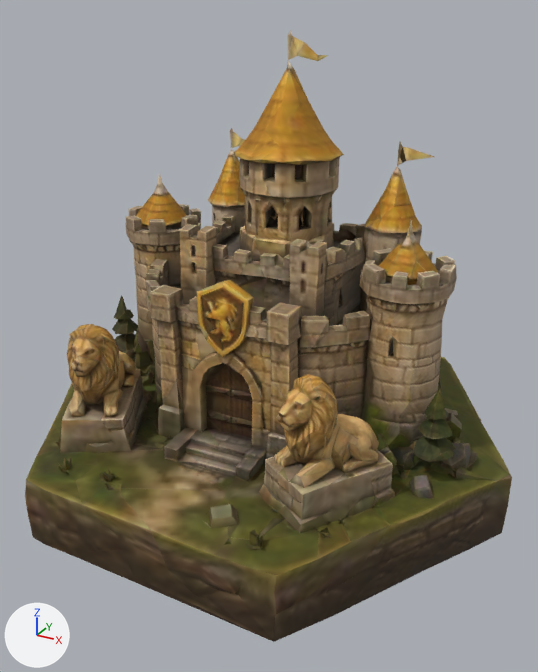
One commit to the glTF model godot/assets/meshy/war/home_lions.glb: the scene before it, then after it.
Camera for both pictures: a 50 mm lens placed at (1.57, -2.84, 1.87), pointed at (0.06, -0.09, 0.5). The lights are fixed; the arrows at lower left show +X, +Y and +Z. The older version comes first. Vertices at exactly the same position are counted once.
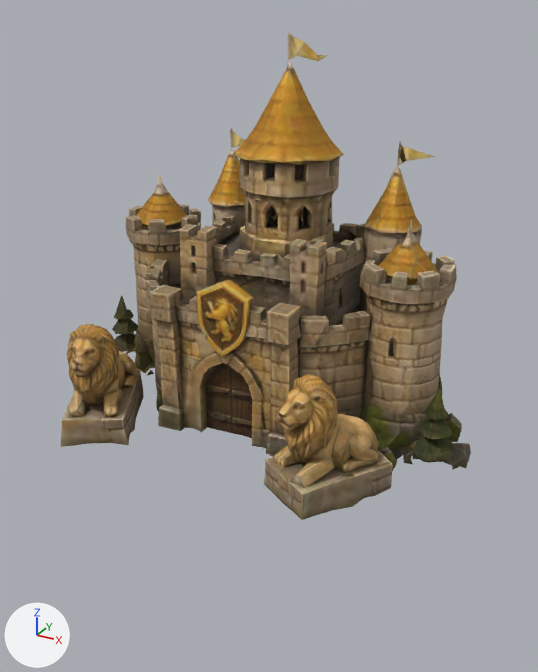
Pixel boxes (x1, y1, x2, y2) of what changed, in the pictures (538 x 672 px):
'Mesh_0', reshaped (16% narrower, 20% shorter)
    before: (25, 30, 512, 642)
    after: (61, 30, 471, 520)
part 1 of me_mesh_0, deleted
    before: (25, 351, 512, 642)

The change, as a diff of the scene's bpy script:
```diff
--- a/godot/assets/meshy/war/home_lions.glb.py
+++ b/godot/assets/meshy/war/home_lions.glb.py
@@ me_mesh_0 @@
 # used by ob_mesh_0; location = (0.0, 0.0, 0.0)
-me_mesh_0.from_pydata(...)  # 3986 vertices, 8016 faces; spans x -1.19..1.19, y -1.04..1.04, z -0.27..1.79
+me_mesh_0.from_pydata(...)  # 3081 vertices, 5984 faces; spans x -1.0..1.01, y -0.8..0.92, z 0.07..1.79
+# me_mesh_0 part 1: 905 vertices removed from x -1.19..1.19, y -1.04..1.04, z -0.27..0.14
 me_mesh_0.materials.append(mat_material_0)
```
